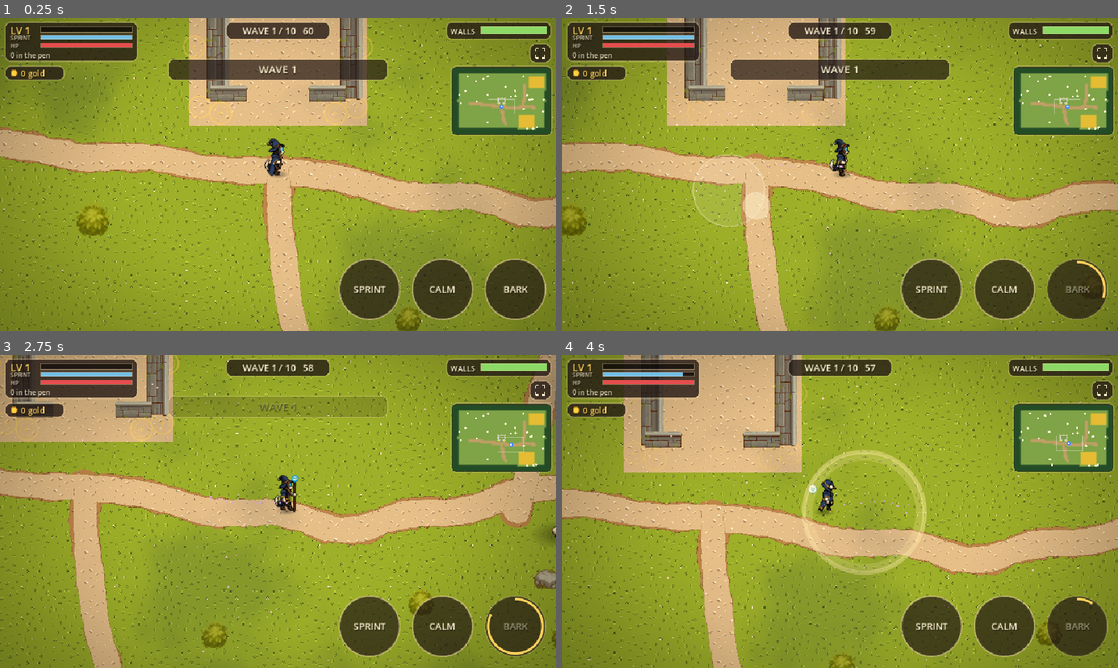
Above: before the commit, frames 1-4 (two rows, left to right).
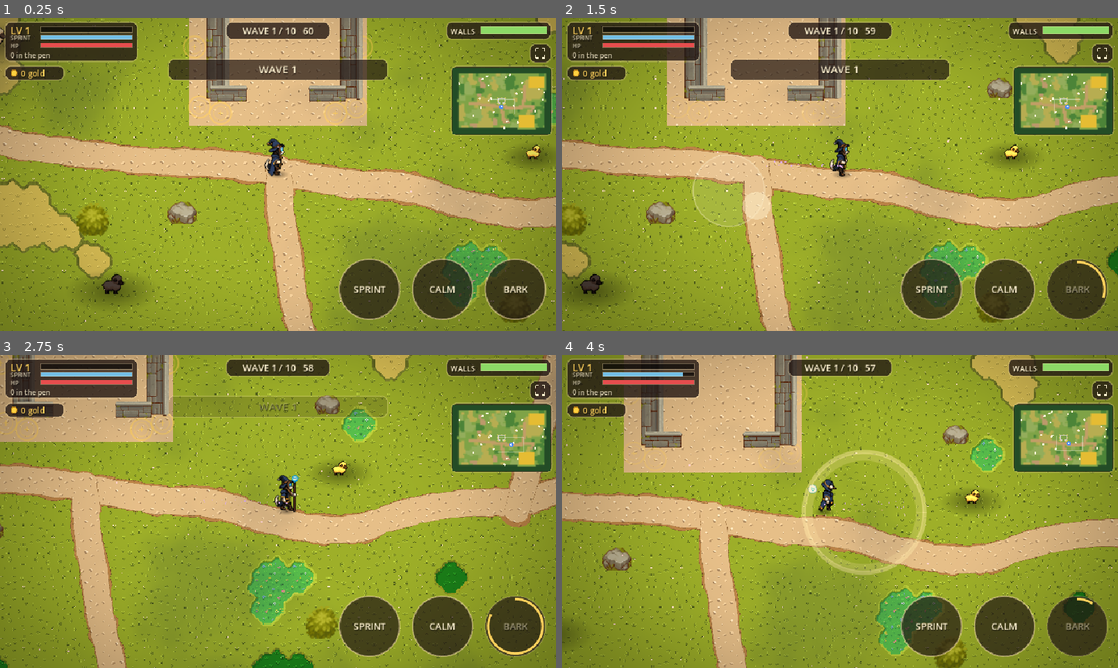
Above: after the commit, the same moments.

Repository: SavageLion/EigthArcanum
Game: Godot game, scene res://main.tscn
Same seed, same stepped clock (60 frames per second), same inputs: the game is played once before the commit and once after it.
Inputs (mouse positions are in pixels of both pictures, inside the frame that each line leads up to):
- Up to frame 1 (0.25 s): no input
- Up to frame 2 (1.5 s): tap Enter at 0.5 s; move the mouse to (962, 158) at 0.52 s; hold D 0.53-1.25 s; tap 1 at 0.6 s; click (962, 158) at 0.67 s; tap Space at 0.77 s; drag from (728, 190) to (812, 237) at 1.27 s
- Up to frame 3 (2.75 s): move the mouse to (333, 442) at 2.02 s; hold D from 2.03 s (still down); tap 3 at 2.1 s
- Up to frame 4 (4 s): release D at 2.75 s; drag from (812, 574) to (673, 464) at 2.77 s; move the mouse to (1006, 558) at 3.52 s; hold A from 3.53 s (still down); hold Shift from 3.53 s (still down); tap Space at 3.77 s

The runs differ from the first frame. In frame 1, 17% of the frame differs, in the area x 0-100%, y 0-100%; in frame 2, 15%; in frame 3, 17%; in frame 4, 16%.

Commit message:
Survivors: varied ground (dry, lush, wildflower, dirt) in the flat style
Co-Authored-By: Claude Sonnet 5.5 <noreply@anthropic.com>

Diff:
--- /dev/null
+++ b/prototypes/sheepdog-survivors/art/flat/dirt.json
@@ -0,0 +1 @@
+{"tiles":{"uulu":[0,0],"ulul":[1,0],"lull":[2,0],"uull":[3,0],"luul":[0,1],"ulll":[1,1],"llll":[2,1],"lllu":[3,1],"uluu":[0,2],"lluu":[1,2],"llul":[2,2],"lulu":[3,2],"uuuu":[0,3],"uuul":[1,3],"ullu":[2,3],"luuu":[3,3]}}
--- /dev/null
+++ b/prototypes/sheepdog-survivors/art/flat/dry.json
@@ -0,0 +1 @@
+{"tiles":{"uulu":[0,0],"ulul":[1,0],"lull":[2,0],"uull":[3,0],"luul":[0,1],"ulll":[1,1],"llll":[2,1],"lllu":[3,1],"uluu":[0,2],"lluu":[1,2],"llul":[2,2],"lulu":[3,2],"uuuu":[0,3],"uuul":[1,3],"ullu":[2,3],"luuu":[3,3]}}
--- /dev/null
+++ b/prototypes/sheepdog-survivors/art/flat/flower.json
@@ -0,0 +1 @@
+{"tiles":{"uulu":[0,0],"ulul":[1,0],"lull":[2,0],"uull":[3,0],"luul":[0,1],"ulll":[1,1],"llll":[2,1],"lllu":[3,1],"uluu":[0,2],"lluu":[1,2],"llul":[2,2],"lulu":[3,2],"uuuu":[0,3],"uuul":[1,3],"ullu":[2,3],"luuu":[3,3]}}
--- /dev/null
+++ b/prototypes/sheepdog-survivors/art/flat/lush.json
@@ -0,0 +1 @@
+{"tiles":{"uulu":[0,0],"ulul":[1,0],"lull":[2,0],"uull":[3,0],"luul":[0,1],"ulll":[1,1],"llll":[2,1],"lllu":[3,1],"uluu":[0,2],"lluu":[1,2],"llul":[2,2],"lulu":[3,2],"uuuu":[0,3],"uuul":[1,3],"ullu":[2,3],"luuu":[3,3]}}
--- a/prototypes/sheepdog-survivors/world.gd
+++ b/prototypes/sheepdog-survivors/world.gd
@@ -11,6 +11,10 @@
 const T_PATH: int = 2
 const T_FIELD: int = 3
 const T_FOREST: int = 4
+const T_DRY: int = 5
+const T_LUSH: int = 6
+const T_FLOWER: int = 7
+const T_DIRT: int = 8
 const RIVER0: Array = [Vector2(380, -80), Vector2(430, 300), Vector2(330, 620), Vector2(410, 880), Vector2(380, 1250), Vector2(450, 1720)]
 const PATHS0: Array = [
 	[Vector2(1200, 960), Vector2(900, 930), Vector2(700, 905), Vector2(540, 880), Vector2(430, 872)],
@@ -46,6 +50,8 @@
 var minimap_tex: ImageTexture
 var n1: FastNoiseLite
 var n2: FastNoiseLite
+var n3: FastNoiseLite
+var n4: FastNoiseLite
 var river_pts: Array = []
 var flat: bool = false
 var path_pts: Array = []
@@ -67,6 +73,12 @@
 	n2 = FastNoiseLite.new()
 	n2.seed = randi()
 	n2.frequency = 0.0035
+	n3 = FastNoiseLite.new()
+	n3.seed = randi()
+	n3.frequency = 0.0012
+	n4 = FastNoiseLite.new()
+	n4.seed = randi()
+	n4.frequency = 0.0015
 	_scale_layout()
 	_layout()
 	_terrain()
@@ -184,9 +196,20 @@
 				t = T_WATER
 			if p.distance_to(center) < 300.0 and t != T_PATH:
 				t = T_GRASS
+			if flat and t == T_GRASS and p.distance_to(center) > 420.0 and dpath > 70.0:
+				var a3: float = n3.get_noise_2d(p.x, p.y)
+				var a4: float = n4.get_noise_2d(p.x, p.y)
+				if a3 > 0.2:
+					t = T_DRY
+				elif a3 < -0.36:
+					t = T_LUSH
+				elif a4 > 0.26:
+					t = T_FLOWER
+				elif a4 < -0.47:
+					t = T_DIRT
 			terr[vidx(vx, vy)] = t
 	# two different non-grass terrains must never share a tile: the weaker one gives way
-	var rank: Dictionary = {0: 0, 1: 4, 2: 1, 3: 3, 4: 2}
+	var rank: Dictionary = {0: 0, 1: 4, 2: 1, 3: 9, 4: 8, 5: 5, 6: 6, 7: 7, 8: 3}
 	var out: PackedInt32Array = terr.duplicate()
 	for vy in GH + 1:
 		for vx in GW + 1:
@@ -211,6 +234,13 @@
 
 func cell_corners(cx: int, cy: int) -> Array:
 	return [terr[vidx(cx, cy)], terr[vidx(cx + 1, cy)], terr[vidx(cx, cy + 1)], terr[vidx(cx + 1, cy + 1)]]
+
+func cell_open(cx: int, cy: int) -> bool:
+	for v in cell_corners(cx, cy):
+		var t: int = int(v)
+		if t != T_GRASS and t < T_DRY:
+			return false
+	return true
 
 func cell_all(cx: int, cy: int, t: int) -> bool:
 	var c: Array = cell_corners(cx, cy)
@@ -238,21 +268,29 @@
 		td.flip_h = (a & 2) != 0
 		td.flip_v = (a & 4) != 0
 	ts.add_source(src, 0)
-	var wheat: Dictionary = {}
-	if FileAccess.file_exists("res://art/flat/field.json"):
-		var f2 := FileAccess.open("res://art/flat/field.json", FileAccess.READ)
+	# terrain id -> {source id, key table}
+	var sets: Dictionary = {}
+	var names: Array = [[T_FIELD, "field"], [T_DRY, "dry"], [T_LUSH, "lush"], [T_FLOWER, "flower"], [T_DIRT, "dirt"]]
+	for i in names.size():
+		var tid: int = int(names[i][0])
+		var nm: String = String(names[i][1])
+		if not FileAccess.file_exists("res://art/flat/%s.json" % nm):
+			continue
+		var f2 := FileAccess.open("res://art/flat/%s.json" % nm, FileAccess.READ)
 		var fd: Dictionary = JSON.parse_string(f2.get_as_text())
-		var src2 := TileSetAtlasSource.new()
-		src2.texture = load("res://art/flat/field.png") as Texture2D
-		src2.texture_region_size = Vector2i(32, 32)
+		var s2 := TileSetAtlasSource.new()
+		s2.texture = load("res://art/flat/%s.png" % nm) as Texture2D
+		s2.texture_region_size = Vector2i(32, 32)
 		var tl: Dictionary = fd["tiles"]
+		var table: Dictionary = {}
 		for k in tl.keys():
 			var xy: Array = tl[k]
 			var c2 := Vector2i(int(xy[0]), int(xy[1]))
-			if src2.get_tile_at_coords(c2) == Vector2i(-1, -1):
-				src2.create_tile(c2)
-			wheat[String(k)] = c2
-		ts.add_source(src2, 1)
+			if s2.get_tile_at_coords(c2) == Vector2i(-1, -1):
+				s2.create_tile(c2)
+			table[String(k)] = c2
+		ts.add_source(s2, i + 1)
+		sets[tid] = {"sid": i + 1, "table": table}
 	var layer := TileMapLayer.new()
 	layer.tile_set = ts
 	layer.scale = Vector2(1.5, 1.5)
@@ -262,16 +300,17 @@
 	for cy in GH:
 		for cx in GW:
 			var cc: Array = cell_corners(cx, cy)
-			var has_field: bool = false
+			var special: int = T_GRASS
 			for v in cc:
-				if int(v) == T_FIELD:
-					has_field = true
-			if has_field and not wheat.is_empty():
+				if sets.has(int(v)):
+					special = int(v)
+			if special != T_GRASS:
 				var key: String = ""
 				for v in cc:
-					key += "u" if int(v) == T_FIELD else "l"
-				if wheat.has(key):
-					layer.set_cell(Vector2i(cx, cy), 1, wheat[key])
+					key += "u" if int(v) == special else "l"
+				var tb: Dictionary = (sets[special] as Dictionary)["table"]
+				if tb.has(key):
+					layer.set_cell(Vector2i(cx, cy), int((sets[special] as Dictionary)["sid"]), tb[key])
 					continue
 			layer.set_cell(Vector2i(cx, cy), 0, ac, rngw.randi() % 8)
 
@@ -343,8 +382,8 @@
 
 func _minimap() -> void:
 	var img := Image.create(GW, GH, false, Image.FORMAT_RGBA8)
-	var cols: Dictionary = {0: Color(0.5, 0.64, 0.28), 1: Color(0.22, 0.5, 0.62), 2: Color(0.76, 0.62, 0.4), 3: Color(0.9, 0.74, 0.2), 4: Color(0.14, 0.3, 0.15)}
-	var rk: Dictionary = {0: 0, 1: 4, 2: 1, 3: 3, 4: 2}
+	var cols: Dictionary = {0: Color(0.5, 0.64, 0.28), 1: Color(0.22, 0.5, 0.62), 2: Color(0.76, 0.62, 0.4), 3: Color(0.9, 0.74, 0.2), 4: Color(0.14, 0.3, 0.15), 5: Color(0.72, 0.68, 0.32), 6: Color(0.3, 0.52, 0.22), 7: Color(0.58, 0.68, 0.36), 8: Color(0.74, 0.6, 0.42)}
+	var rk: Dictionary = {0: 0, 1: 4, 2: 1, 3: 9, 4: 8, 5: 5, 6: 6, 7: 7, 8: 3}
 	for cy in GH:
 		for cx in GW:
 			var best: int = T_GRASS
@@ -397,7 +436,7 @@
 func _blocked(p: Vector2, r: float) -> bool:
 	if pen.grow(150.0).has_point(p) or p.distance_to(dog_start) < 120.0:
 		return true
-	if not cell_all(clampi(int(p.x / CELL), 0, GW - 1), clampi(int(p.y / CELL), 0, GH - 1), T_GRASS):
+	if not cell_open(clampi(int(p.x / CELL), 0, GW - 1), clampi(int(p.y / CELL), 0, GH - 1)):
 		return true
 	for k in rocks_near(p):
 		var kp: Vector2 = k["pos"]
@@ -679,7 +718,7 @@
 func _on_open_grass(p: Vector2) -> bool:
 	if p.x < 20.0 or p.y < 20.0 or p.x > wx - 20.0 or p.y > wy - 20.0:
 		return false
-	if not cell_all(int(p.x / CELL), int(p.y / CELL), T_GRASS):
+	if not cell_open(int(p.x / CELL), int(p.y / CELL)):
 		return false
 	if pen.grow(30.0).has_point(p) or dist_poly(p, river_pts) < 84.0:
 		return false
Not shown, added: prototypes/sheepdog-survivors/art-src/flat_full.png.import
Binary file added: prototypes/sheepdog-survivors/art-src/flat_variety.png
Binary file added: prototypes/sheepdog-survivors/art/flat/dirt.png
Not shown, added: prototypes/sheepdog-survivors/art/flat/dirt.png.import
Binary file added: prototypes/sheepdog-survivors/art/flat/dry.png
Not shown, added: prototypes/sheepdog-survivors/art/flat/dry.png.import
Binary file added: prototypes/sheepdog-survivors/art/flat/flower.png
Not shown, added: prototypes/sheepdog-survivors/art/flat/flower.png.import
Binary file added: prototypes/sheepdog-survivors/art/flat/lush.png
Not shown, added: prototypes/sheepdog-survivors/art/flat/lush.png.import
